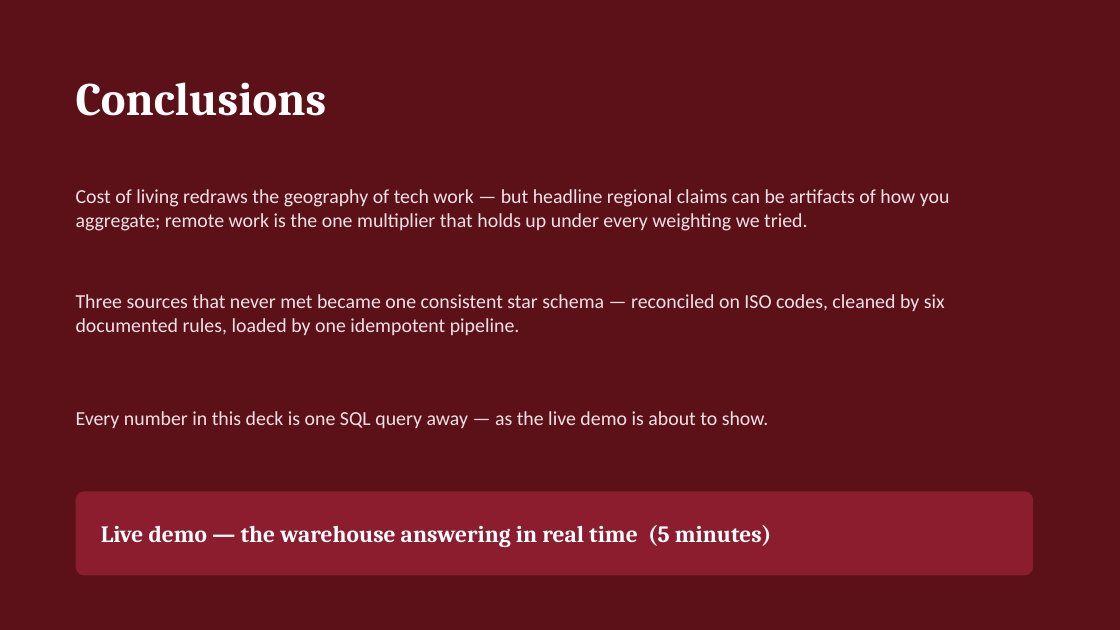
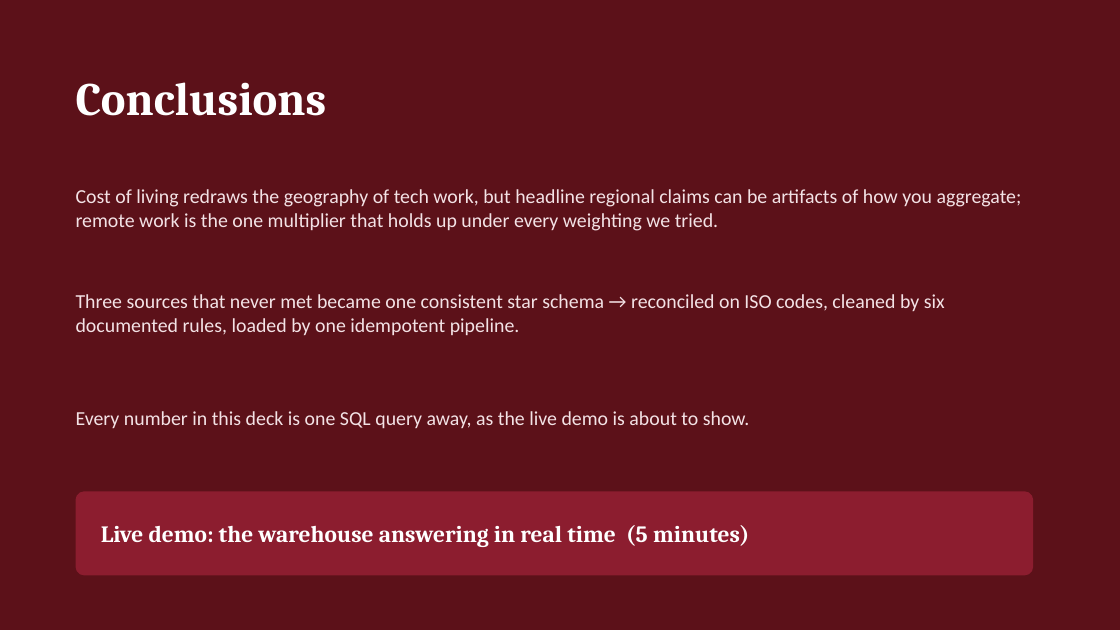
Before and after one commit to emasmisi/tech-worker-purchasing-power-dw, a slide deck: slide 16 of presentation/TechWorker_DW_Presentation.pptx. Drawn at 1120x630 pixels with LibreOffice and Linux fonts; fonts in the diff are those of the drawing. Boxes give left, top, right and bottom in pixels: in the first picture for what was removed or moved away, otherwise in the second. Text is boxed around its words. In the diff, an @@ line names an element or a change of style, - is before the commit and + after.

```diff
--- a/presentation/TechWorker_DW_Presentation.pptx
+++ b/presentation/TechWorker_DW_Presentation.pptx
@@ text at bbox=[76, 189, 1022, 231]: text changed @@
-Cost of living redraws the geography of tech work — but headline regional claims can be artifacts of how you aggregate; remote work is the one multiplier that holds up under every weighting we tried.
+Cost of living redraws the geography of tech work, but headline regional claims can be artifacts of how you aggregate; remote work is the one multiplier that holds up under every weighting we tried.
@@ text at bbox=[76, 294, 945, 335]: text changed @@
-Three sources that never met became one consistent star schema — reconciled on ISO codes, cleaned by six documented rules, loaded by one idempotent pipeline.
+Three sources that never met became one consistent star schema → reconciled on ISO codes, cleaned by six documented rules, loaded by one idempotent pipeline.
@@ text at bbox=[76, 411, 750, 428]: text changed @@
-Every number in this deck is one SQL query away — as the live demo is about to show.
+Every number in this deck is one SQL query away, as the live demo is about to show.
@@ text at bbox=[101, 525, 749, 547]: text changed @@
-Live demo — the warehouse answering in real time (5 minutes)
+Live demo: the warehouse answering in real time (5 minutes)
```
Also in this commit, not shown: 15 other slides changed, 4 other files.
